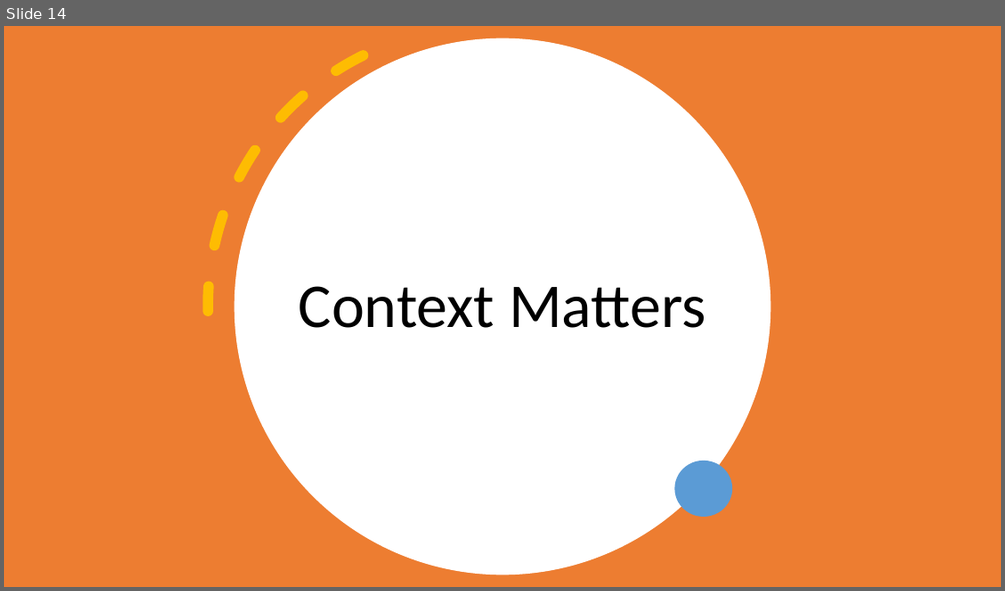
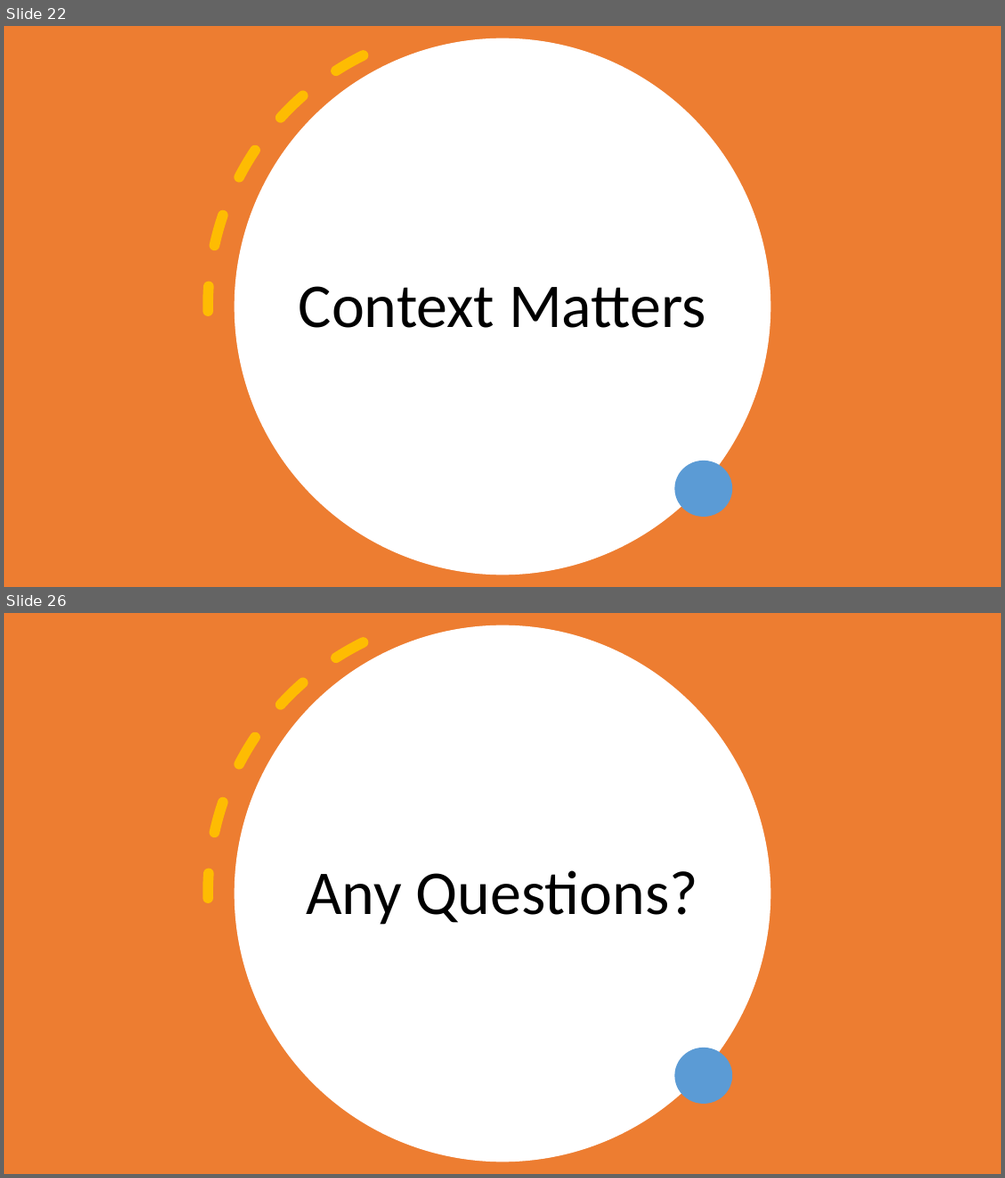
Before and after one commit to Steelstone3/Community-Of-Practice, a slide deck: presentations/Effective Communication.pptx. Shown one above the other, each under a label of ours: slide 14 before the commit, slides 22 and 26 after it; the slides between them are not shown. The pictures are 1005x591 and 1005x1178 pixels, drawn with LibreOffice and Linux fonts; fonts in the diff are those of the drawing. Boxes give left, top, right and bottom in pixels: in the first picture for what was removed or moved away, otherwise in the second. Text is boxed around its words. In the diff, an @@ line names an element or a change of style, - is before the commit and + after.

```diff
--- a/presentations/Effective Communication.pptx
+++ b/presentations/Effective Communication.pptx
@@ slide 26 added at bbox=[4, 613, 1001, 1174], background #FFFFFF @@
@@ rectangle added at bbox=[4, 613, 1001, 1174], fill #ED7D31 @@
@@ arc (boxed as its full ellipse) added at bbox=[113, 613, 860, 1174], outline #FFC000 10 pt dashed @@
@@ ellipse added at bbox=[235, 625, 770, 1161], fill #FFFFFF @@
@@ title added at bbox=[306, 870, 699, 925], 60 pt, text #000000 @@
+Any Questions?
@@ ellipse added at bbox=[675, 1047, 732, 1103], fill #5B9BD5 @@
@@ what was slide 14 is now slide 22 @@
```
Also in this commit, not shown: 4 other slides added, 1 slide removed.
